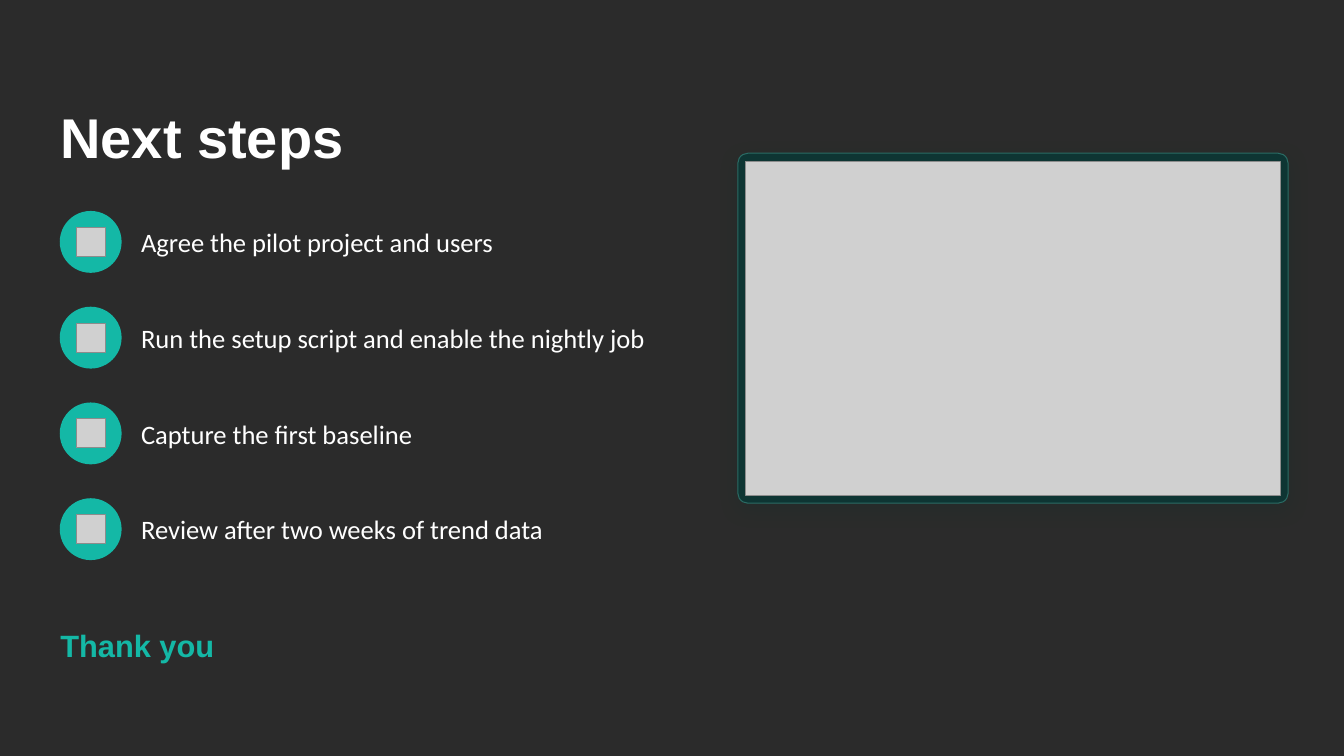
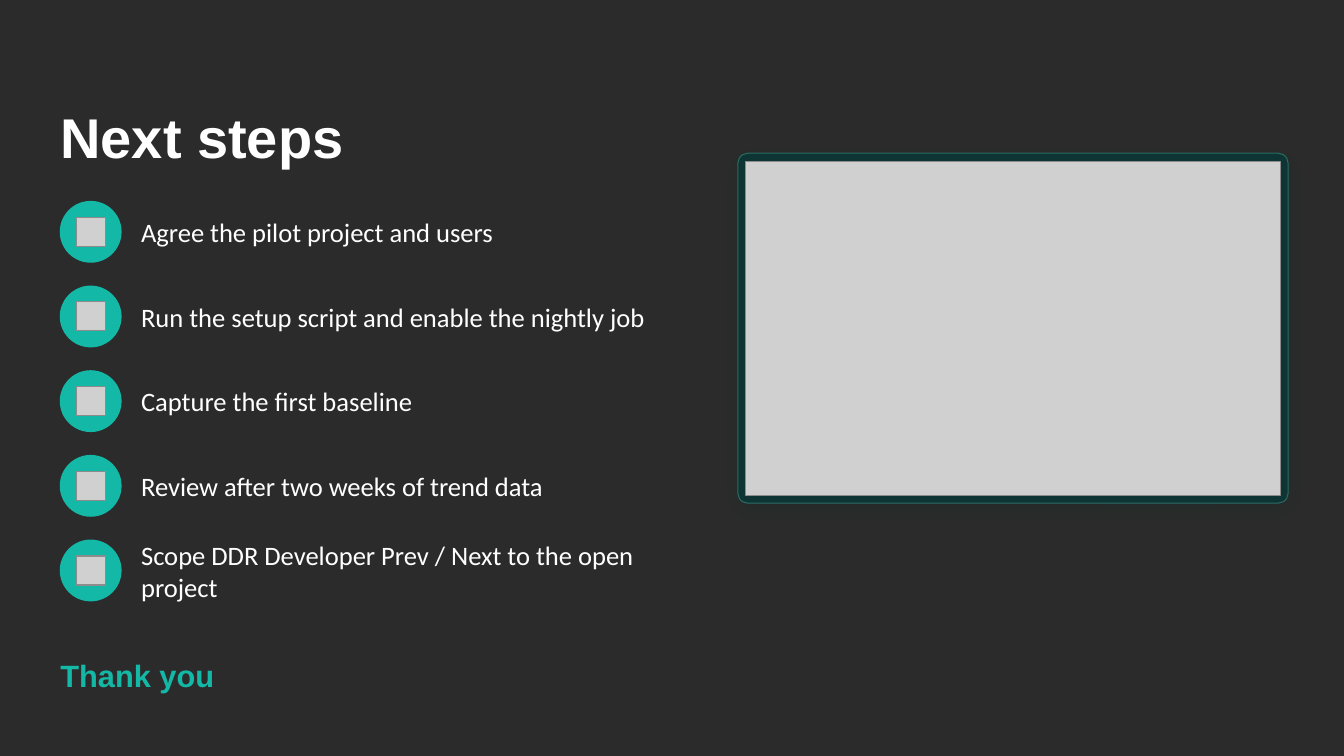
Before and after one commit to habeebpm/BlazerTest, a slide deck: slide 21 of SmartDDRv3/presentation/SmartDDR-Presentation.pptx (slide 17 before the commit). Drawn at 1344x756 pixels with LibreOffice and Linux fonts; fonts in the diff are those of the drawing; grey boxes stand for pictures; background and template pictures are left out; a plain dark background stands for a picture behind light text. Boxes give left, top, right and bottom in pixels: in the first picture for what was removed or moved away, otherwise in the second. Text is boxed around its words. In the diff, an @@ line names an element or a change of style, - is before the commit and + after.

```diff
--- a/SmartDDRv3/presentation/SmartDDR-Presentation.pptx
+++ b/SmartDDRv3/presentation/SmartDDR-Presentation.pptx
@@ 1 picture, 1 text, 1 ellipse: place and size @@
-1 picture, 1 text, 1 ellipse at [60,212,493,272]
+1 picture, 1 text, 1 ellipse at [60,202,493,262]
@@ 1 picture, 1 text, 1 ellipse: place and size @@
-1 picture, 1 text, 1 ellipse at [60,308,644,368]
+1 picture, 1 text, 1 ellipse at [60,286,644,347]
@@ 1 picture, 1 text, 1 ellipse: place and size @@
-1 picture, 1 text, 1 ellipse at [60,403,412,464]
+1 picture, 1 text, 1 ellipse at [60,371,412,432]
@@ ellipse added at [60,456,121,516], fill #14B8A6, outline #14B8A6 1 pt @@
@@ picture: place and size @@
-picture at [77,515,106,544]
+picture at [77,472,106,501]
@@ text "Review after two weeks of ...": place and size @@
-text "Review after two weeks of ..." at [141,520,543,539]
+text "Review after two weeks of ..." at [141,477,543,496]
@@ ellipse: place and size @@
-ellipse at [60,499,121,560]
+ellipse at [60,540,121,601]
@@ picture added at [77,557,106,586] @@
@@ text added at [141,546,633,602], 19 pt, text #FFFFFF @@
+Scope DDR Developer Prev / Next to the open project
@@ text "Thank you": place and size @@
-text "Thank you" at [60,634,214,663]
+text "Thank you" at [60,664,214,693]
```
Also in this commit, not shown: 15 other slides changed, 4 slides added.
